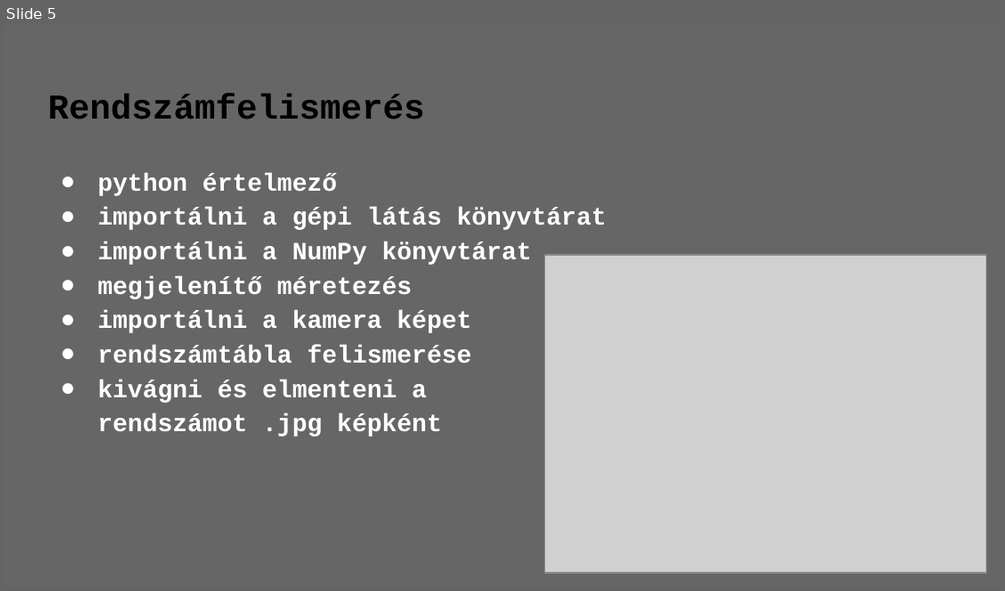
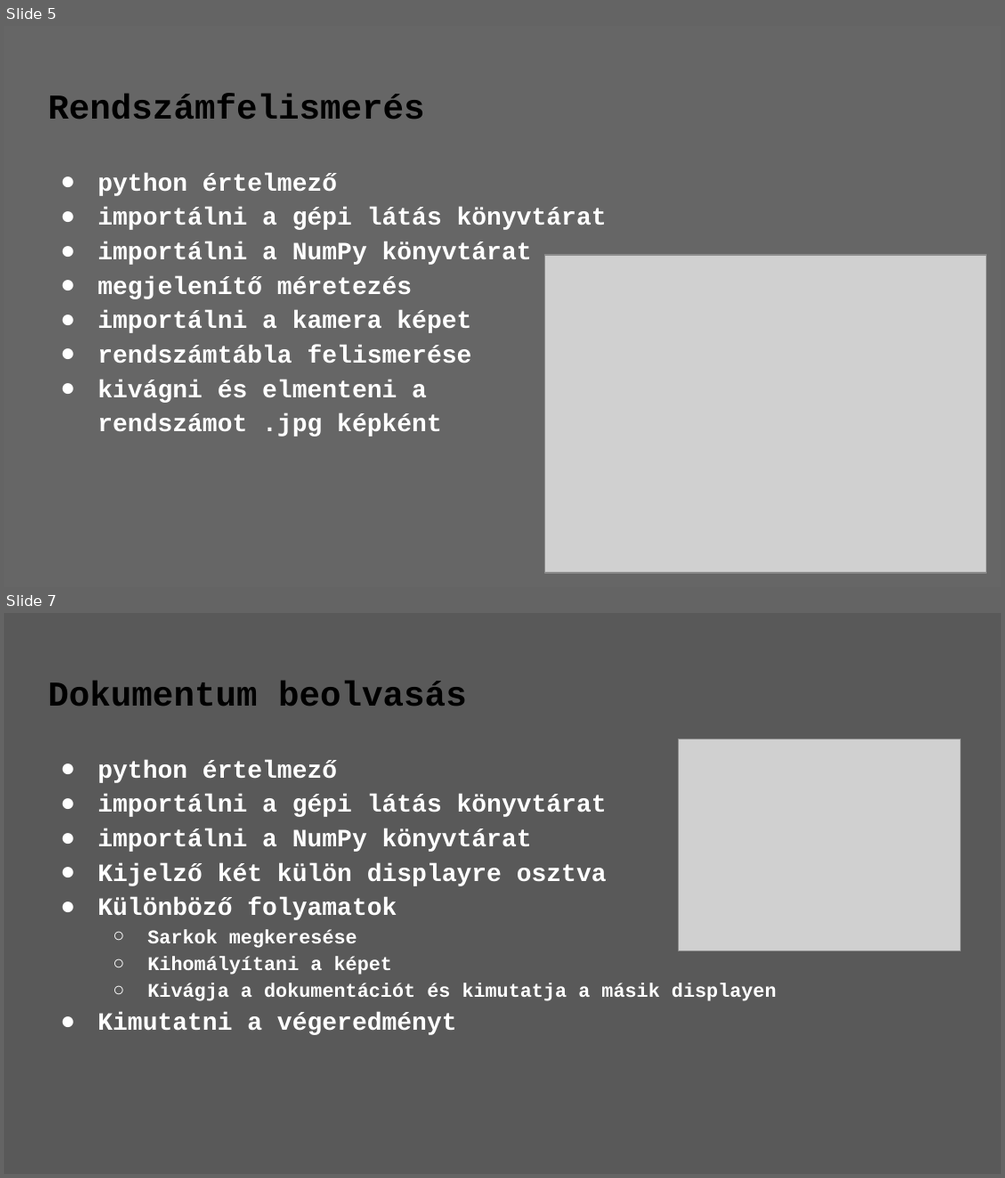
Before and after one commit to Seres-coder/ProjektFeladat, a slide deck: ppt (2).pptx. Shown one above the other, each under a label of ours: slide 5 before the commit, slides 5 and 7 after it; the slides between them are not shown. The pictures are 1005x591 and 1005x1178 pixels, drawn with LibreOffice and Linux fonts; fonts in the diff are those of the drawing; grey boxes stand for pictures. Boxes give left, top, right and bottom in pixels: in the first picture for what was removed or moved away, otherwise in the second. Text is boxed around its words. In the diff, an @@ line names an element or a change of style, - is before the commit and + after.

```diff
--- a/ppt (2).pptx
+++ b/ppt (2).pptx
@@ slide 7 added at [4,613,1001,1174], background #595959 @@
@@ title added at [48,681,467,706], 25.2 pt, text #000000, bold @@
+Dokumentum beolvasás
@@ picture added at [678,738,960,951] @@
@@ text added at [97,760,777,1035], 18 pt, text #FFFFFF, bold @@
+● python értelmező
+● importálni a gépi látás könyvtárat
+● importálni a NumPy könyvtárat
+● Kijelző két külön displayre osztva
+● Különböző folyamatok
+  ○ Sarkok megkeresése
+  ○ Kihomályítani a képet
+  ○ Kivágja a dokumentációt és kimutatja a másik displayen
+● Kimutatni a végeredményt
```
Also in this commit, not shown: 1 slide changed, 1 slide removed.
